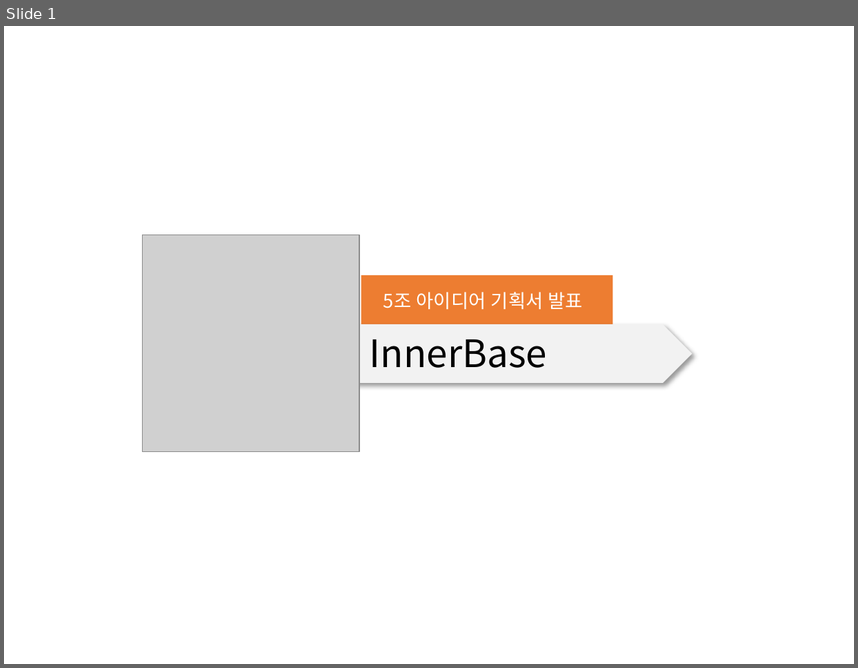
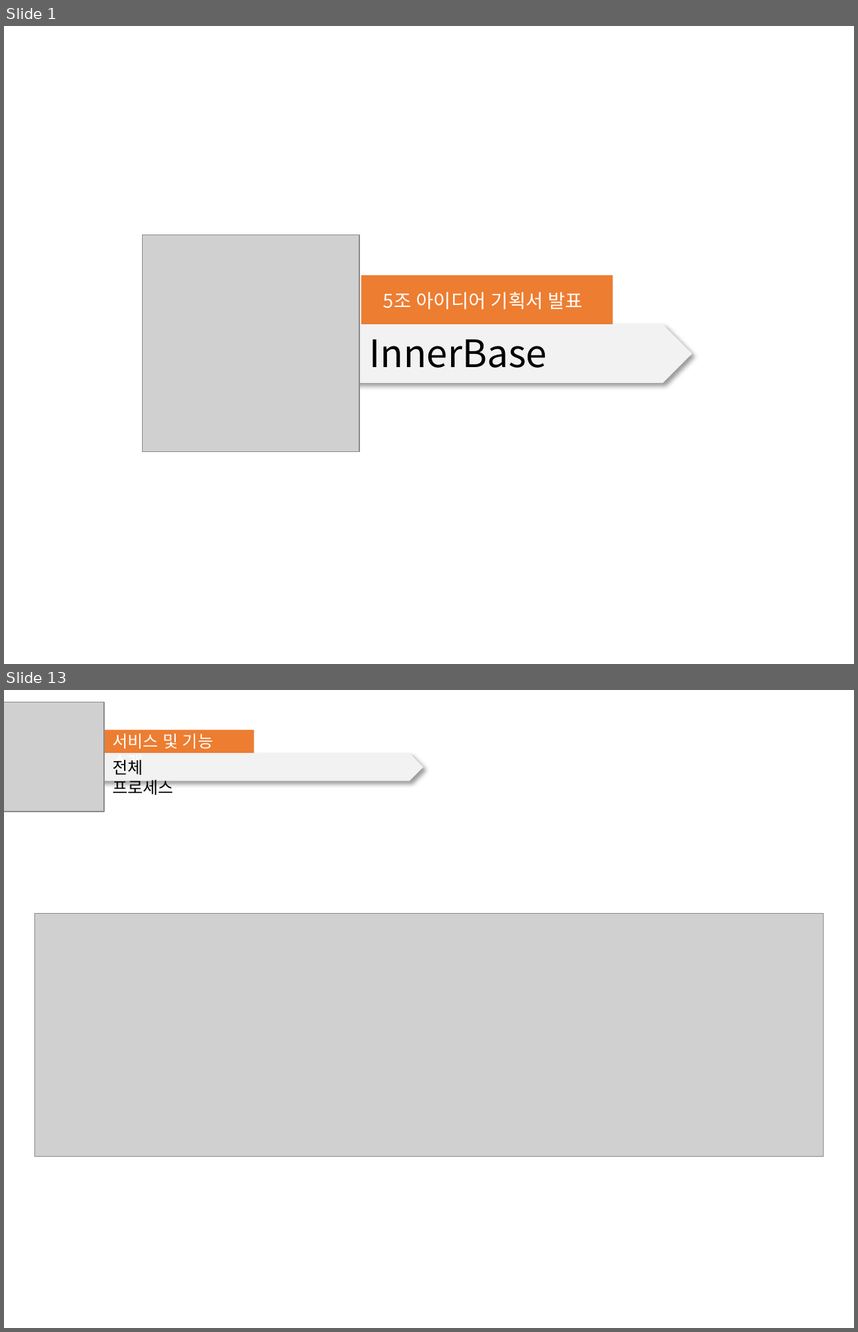
Before and after one commit to Bik00/WD3A5_Project, a slide deck: 기획서/03_기획 발표 프레젠테이션.pptx. Shown one above the other, each under a label of ours: slide 1 before the commit, slides 1 and 13 after it; the slides between them are not shown. The pictures are 858x668 and 858x1332 pixels, drawn with LibreOffice and Linux fonts; fonts in the diff are those of the drawing; grey boxes stand for pictures. Boxes give left, top, right and bottom in pixels: in the first picture for what was removed or moved away, otherwise in the second. Text is boxed around its words. In the diff, an @@ line names an element or a change of style, - is before the commit and + after.

```diff
--- a/기획서/03_기획 발표 프레젠테이션.pptx
+++ b/기획서/03_기획 발표 프레젠테이션.pptx
@@ slide 13 added at (4,690,854,1328), background #FFFFFF @@
@@ picture added at (4,702,103,811) @@
@@ rectangle added at (83,730,254,753), fill #ED7D31 @@
@@ text added at (112,733,213,771), 14 pt, text #FFFFFF @@
+서비스 및 기능 소개
@@ pentagon arrow added at (64,753,423,781), fill #F2F2F2 @@
@@ text added at (112,760,173,795), 14 pt, text #000000 @@
+전체 프로세스
@@ picture added at (34,914,824,1156) @@
```
Also in this commit, not shown: 16 other slides added, 13 other files.
